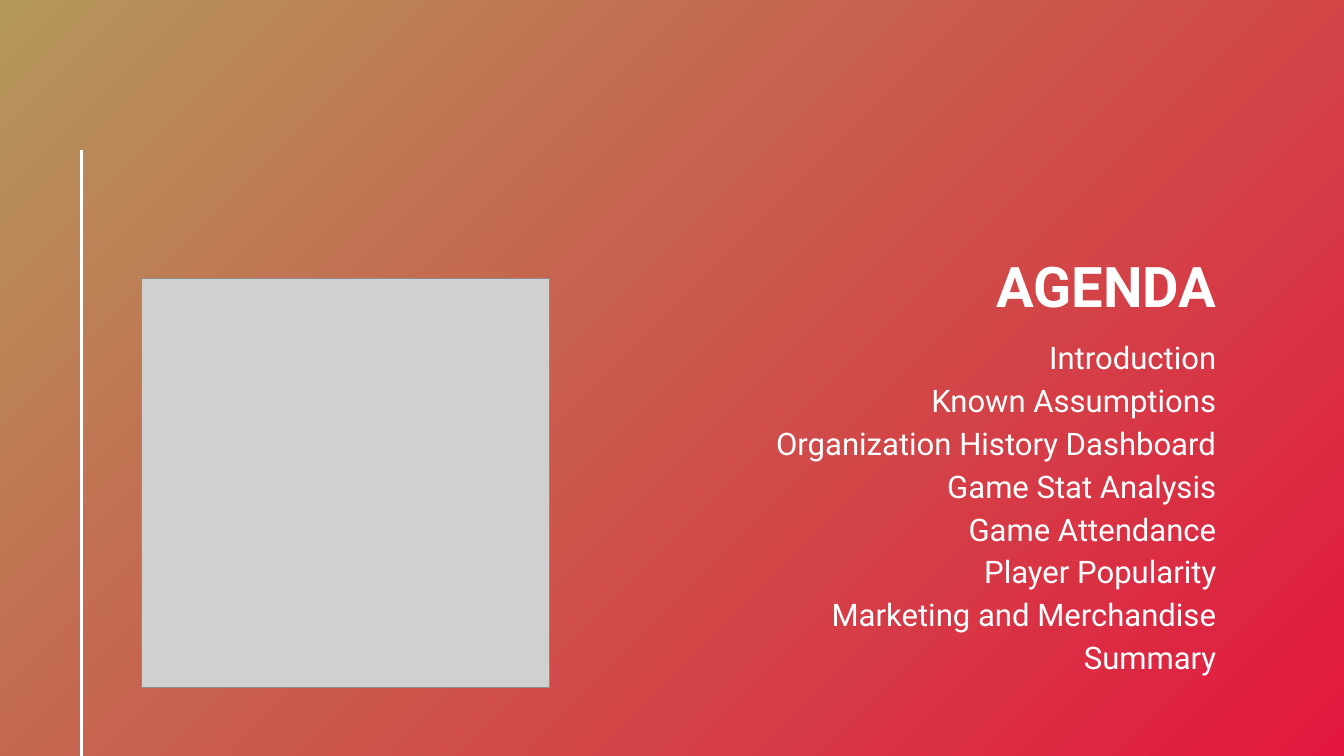
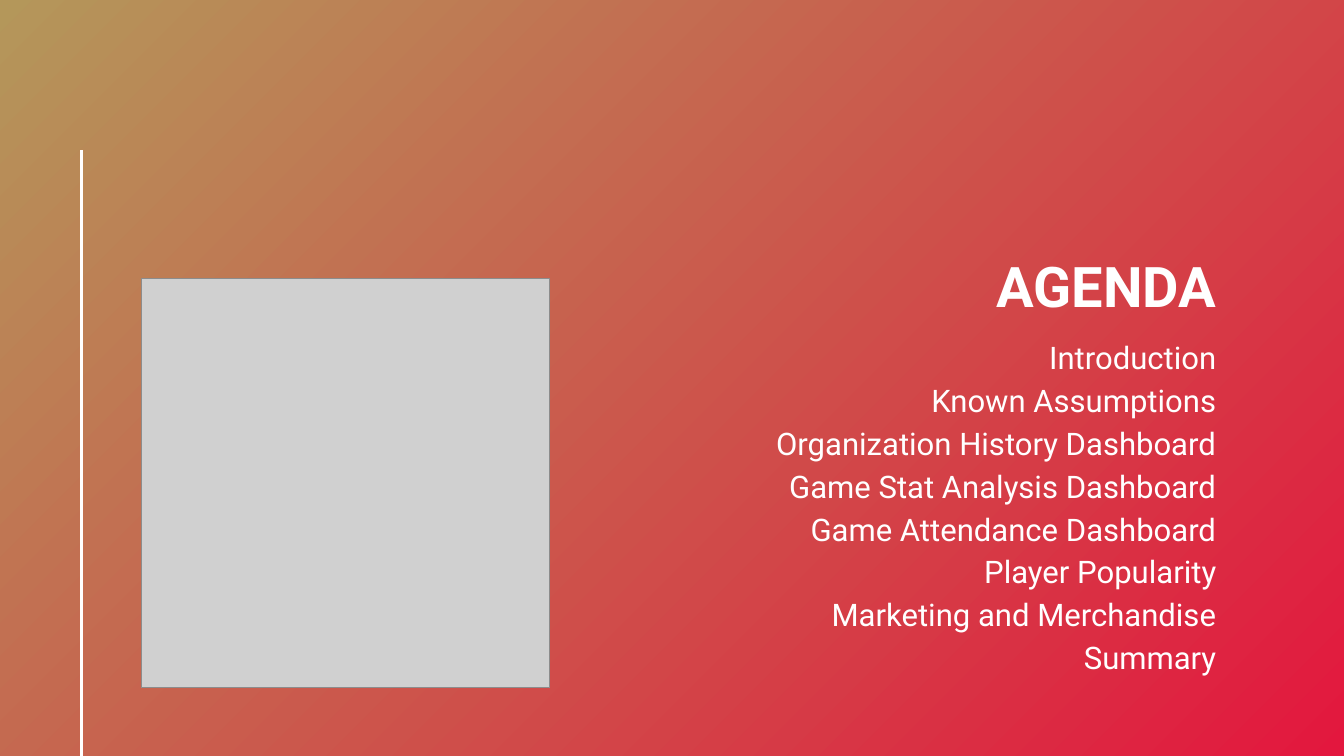
Before and after one commit to tasleem-m/Insight-into-the-WNBA, a slide deck: slide 2 of presentation/Insight into the WNBA.pptx. Drawn at 1344x756 pixels with LibreOffice and Linux fonts; fonts in the diff are those of the drawing; grey boxes stand for pictures. Boxes give left, top, right and bottom in pixels: in the first picture for what was removed or moved away, otherwise in the second. Text is boxed around its words. In the diff, an @@ line names an element or a change of style, - is before the commit and + after.

```diff
--- a/presentation/Insight into the WNBA.pptx
+++ b/presentation/Insight into the WNBA.pptx
@@ text at [789,474,1216,542]: text changed @@
-Game Stat Analysis
-Game Attendance
+Game Stat Analysis Dashboard
+Game Attendance Dashboard
```
Also in this commit, not shown: 5 other slides changed, 1 slide removed, 2 other files.
